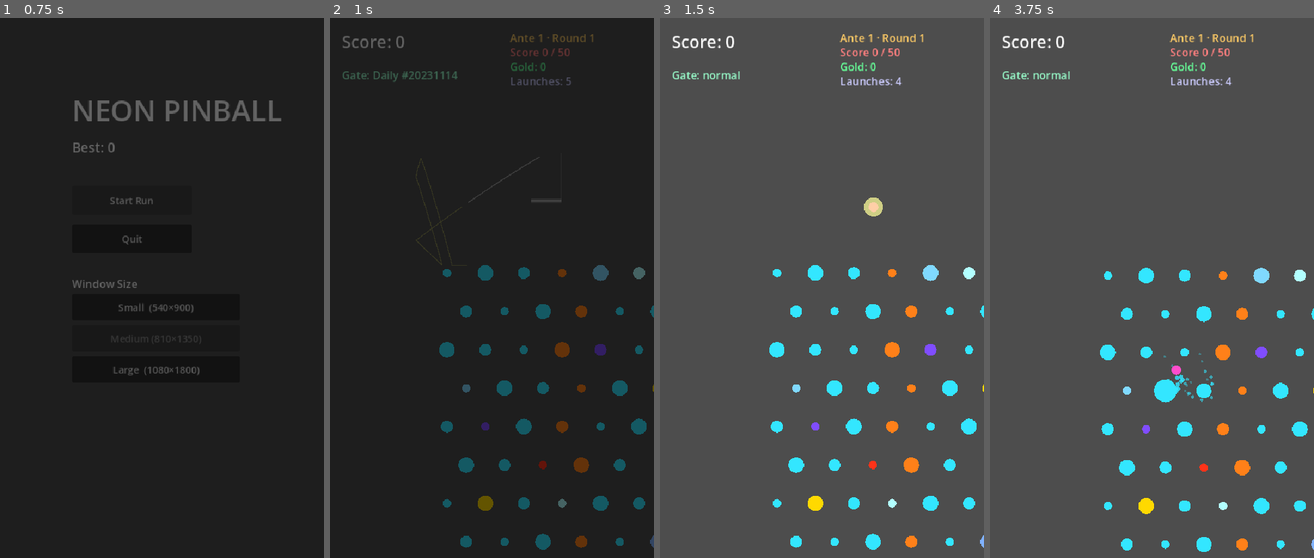
Above: before the commit, frames 1-4 (left to right).
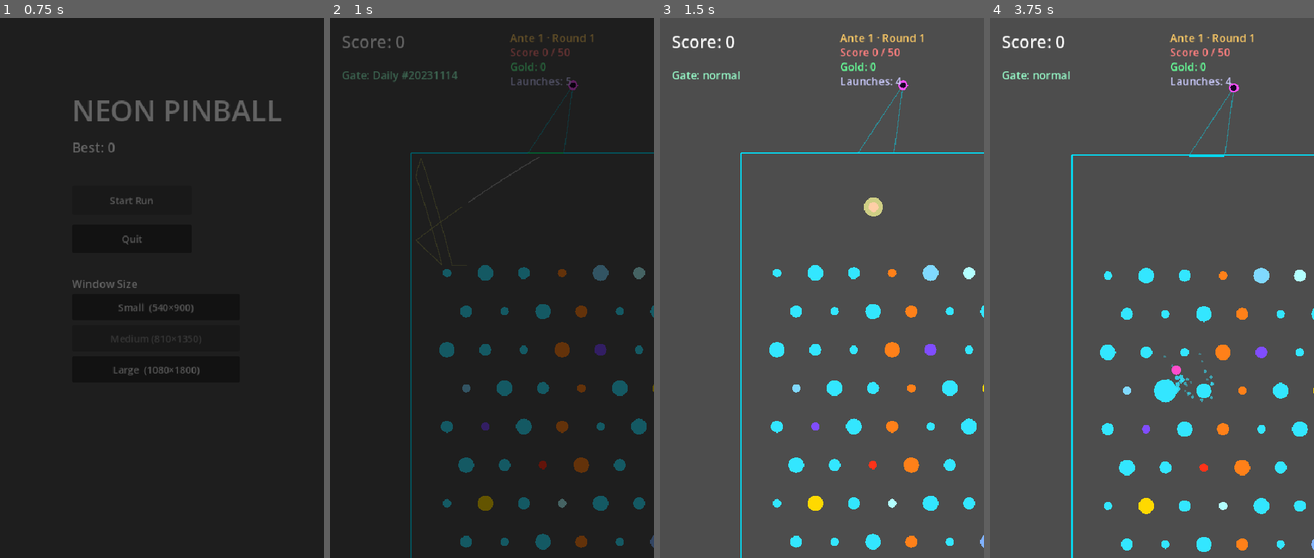
Above: after the commit, the same moments.

Repository: GencyZ/NeonPinball
Game: Godot game, scene res://scenes/main_menu.tscn
Two runs of this game, one before a commit and one after it. Both use one fixed random seed, a clock stepped at 60 frames per second and the inputs below.
Inputs (mouse positions are in pixels of both pictures, inside the frame that each line leads up to):
- Up to frame 1 (0.75 s): click "Start Run" at 0.5 s
- Up to frame 2 (1 s): no input
- Up to frame 3 (1.5 s): tap Enter at 1.25 s; move the mouse to (893, 261) at 1.27 s; hold D from 1.28 s (still down); hold Shift from 1.28 s (still down); click (893, 261) at 1.42 s
- Up to frame 4 (3.75 s): tap Space at 1.52, 2.75 s; release D at 2 s; release Shift at 2 s; drag from (1087, 315) to (1135, 396) at 2.02 s; move the mouse to (1184, 169) at 2.77 s; hold D 2.78-3.5 s; tap Ctrl at 2.85 s; drag from (1135, 396) to (1054, 207) at 3.52 s

Frame 1 is identical in both runs. In frame 2, 0.6% of the frame differs, in the area x 24-100%, y 11-100%; in frame 3, 0.6%; in frame 4, 0.8%, in the area x 25-100%, y 12-100%.

Commit message:
feat: draw boundary walls, funnel, gate open/close visual, channel + launcher indicator

Diff:
--- a/game/view/board_view.gd
+++ b/game/view/board_view.gd
@@ -525,6 +525,41 @@
 	draw_line(edge_p1, p1, Color(gate_color.r, gate_color.g, gate_color.b, 0.25), 1.0)
 	draw_line(edge_p2, p2, Color(gate_color.r, gate_color.g, gate_color.b, 0.25), 1.0)
 
+func _draw_walls() -> void:
+	var cyan   := Color(0.0, 0.9, 1.0, 0.9)
+	var g_open := Color(0.0, 1.0, 0.5, 0.9)
+	var orange := Color(1.0, 0.55, 0.0, 0.9)
+	var o := _rect.position
+
+	# Draw each edge wall (two segments around its gate)
+	for edge in [EntryResolver.BoardEdge.LEFT, EntryResolver.BoardEdge.TOP,
+				 EntryResolver.BoardEdge.RIGHT]:
+		var segs: Array = _wall_segs_for_edge(edge)
+		for seg in segs:
+			draw_line(seg[&"a"], seg[&"b"], cyan, 2.5)
+
+	# Draw funnel walls
+	draw_line(o + Vector2(0, 780),   o + Vector2(240, 900), orange, 2.5)
+	draw_line(o + Vector2(540, 780), o + Vector2(300, 900), orange, 2.5)
+
+	# Draw gates (green=open, cyan=closed)
+	for edge in [EntryResolver.BoardEdge.LEFT, EntryResolver.BoardEdge.TOP,
+				 EntryResolver.BoardEdge.RIGHT]:
+		var is_open: bool = (edge == _entry_edge and not _gate_applied)
+		var col := g_open if is_open else cyan
+		var seg := _gate_seg(edge)
+		draw_line(seg[&"a"], seg[&"b"], col, 3.0)
+
+	# Draw channel lines (visual only) for active launcher
+	var lp: Vector2 = EntryResolver.LAUNCHER_POS[_entry_edge]
+	var glocal: Array = _GATE_LOCAL[_entry_edge]
+	draw_line(o + glocal[0], lp, Color(cyan, 0.4), 1.5)
+	draw_line(o + glocal[1], lp, Color(cyan, 0.4), 1.5)
+
+	# Draw launcher indicator (crosshair circle)
+	draw_circle(lp, 8.0, Color(1.0, 0.3, 1.0, 0.9))
+	draw_circle(lp, 5.0, Color(0.1, 0.0, 0.15, 1.0))
+
 func _draw() -> void:
 	for peg in _pegs:
 		var pt: PegType = peg.get(&"type")
@@ -541,8 +576,7 @@
 			var prog := 1.0 - anim_ttl / PEG_ANIM_DUR
 			radius *= 1.0 + PEG_ANIM_SCALE * sin(prog * PI)
 		draw_circle(peg[&"pos"], radius, col)
-	if not _has_ball:
-		_draw_gate()
+	_draw_walls()
 	for i in range(1, prediction_pts.size()):
 		draw_line(prediction_pts[i - 1], prediction_pts[i], Color(1, 1, 1, 0.4), 2.0)
 	for fan in prediction_fans:
